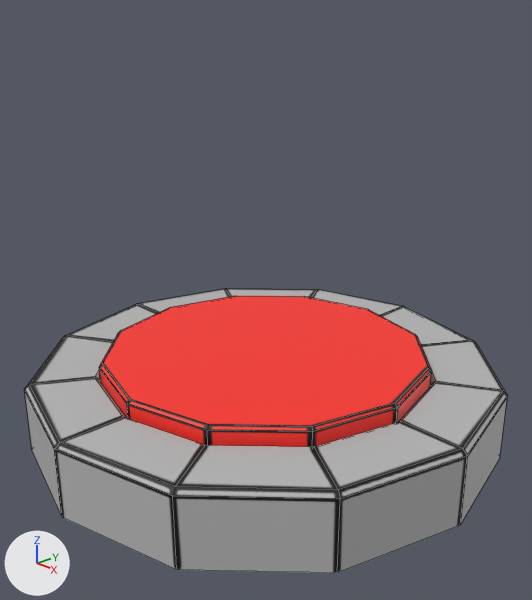
Before and after pictures for a commit that changed the Blender file Projekt/AM_Checkpoint.blend.
One viewpoint serves both versions: a 50 mm lens placed at (2.116, -1.99, 1.638), pointed at (0.058, -0.053, 0.608). The lights are fixed; the arrows at lower left show +X, +Y and +Z. Mesh edges are drawn as thin lines.

Script lines for the objects in view, before the commit:
```python
me_cylinder = bpy.data.meshes.new('Cylinder')
me_cylinder.from_pydata(...)  # 72 vertices, 62 faces; spans x -1.0..1.0, y -1.0..1.0, z 0.0..0.3
me_cylinder.materials.append(mat_m_checkpoint_hülle)  # picture img_t_checkpoint_hülle
me_cylinder_001 = bpy.data.meshes.new('Cylinder.001')
me_cylinder_001.from_pydata(...)  # 36 vertices, 26 faces; spans x -0.7..0.7, y -0.7..0.7, z 0.2..0.36
me_cylinder_001.materials.append(mat_m_checkpoint_knopf)  # picture img_t_checkpoint_knopf
ob_checkpoint_hülle = bpy.data.objects.new('Checkpoint_Hülle', me_cylinder)
ob_checkpoint_hülle.location = (0.0, 0.0, 0.0)
ob_checkpoint_knopf = bpy.data.objects.new('Checkpoint_Knopf', me_cylinder_001)
ob_checkpoint_knopf.location = (0.0, 0.0, 0.0)
```
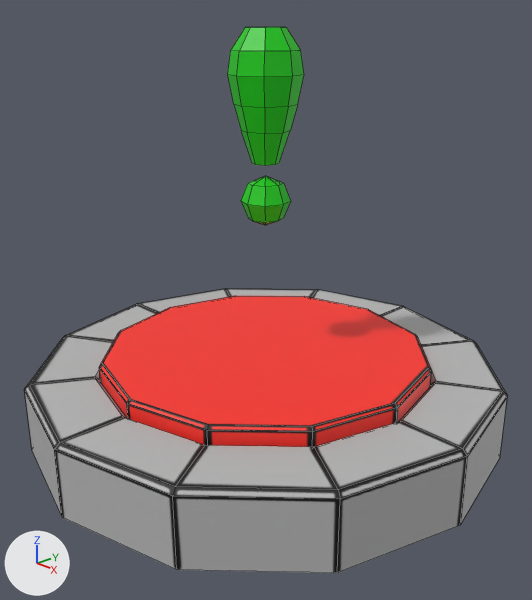
What changed in the scene script:
```text
Add img_t_checkpoint_ausrufezeichen:
    img_t_checkpoint_ausrufezeichen = load_image('T_Checkpoint_Ausrufezeichen', 'T_Checkpoint_Ausrufezeichen.png', 1024, 1024, 'sRGB')
Add mat_m_checkpoint_ausrufezeichen:
    mat_m_checkpoint_ausrufezeichen = principled_material('M_Checkpoint_Ausrufezeichen')
    mat_m_checkpoint_ausrufezeichen.texture = img_t_checkpoint_ausrufezeichen
Add me_cylinder_002:
    me_cylinder_002.from_pydata(...)  # 74 vertices, 74 faces; spans x -0.144..0.144, y -0.144..0.144, z 0.9..1.65
    me_cylinder_002.materials.append(mat_m_checkpoint_ausrufezeichen)  # picture img_t_checkpoint_ausrufezeichen
Add ob_checkpoint_ausrufezeichen:
    ob_checkpoint_ausrufezeichen = bpy.data.objects.new('Checkpoint_Ausrufezeichen', me_cylinder_002)
    ob_checkpoint_ausrufezeichen.location = (0.0, 0.0, 0.0)
```

Location of each change, [x1, y1, x2, y2] in pixels of the pictures (532 x 600 px):
'Checkpoint_Ausrufezeichen', added (green)
    after: [228, 27, 304, 225]
